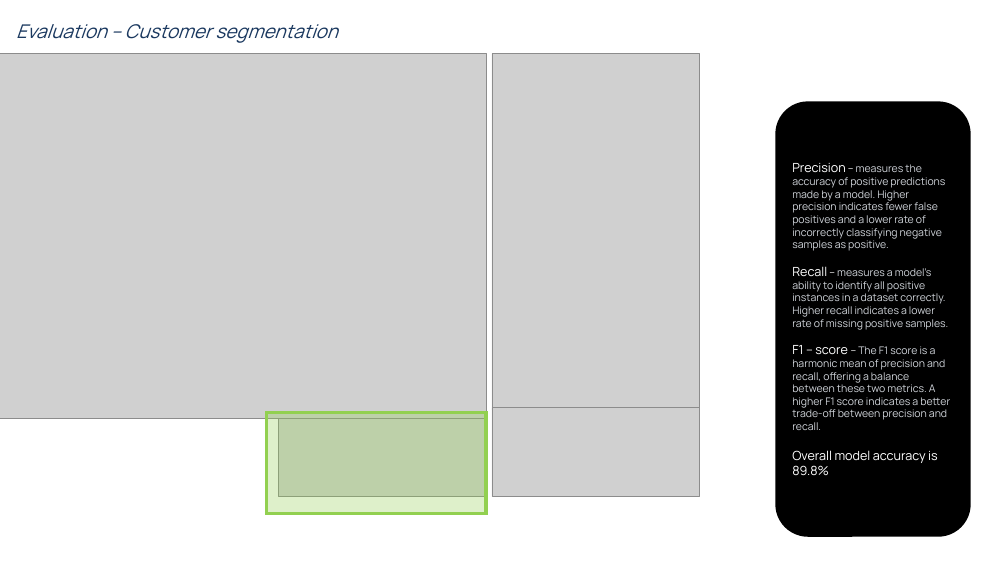
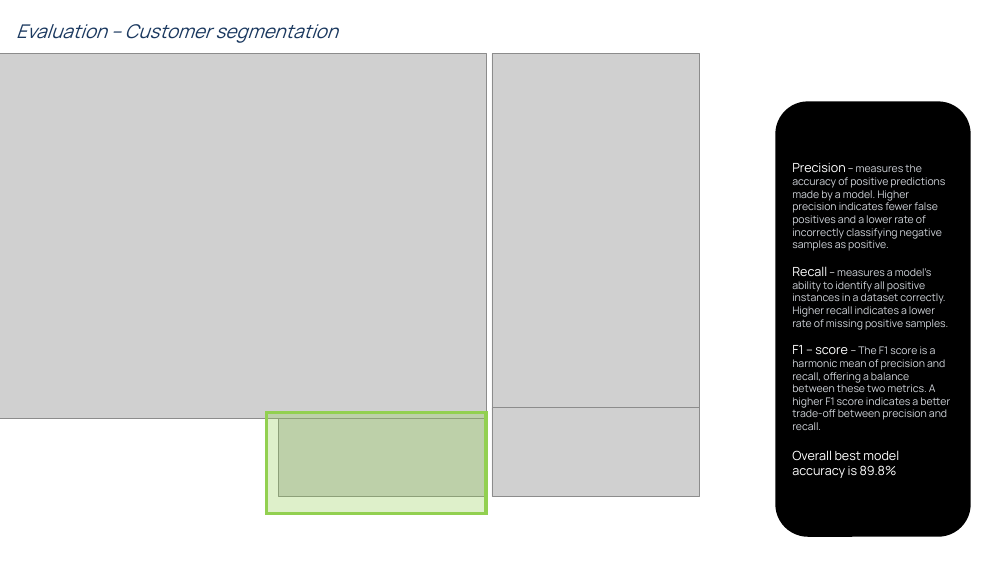
Before and after one commit to srikanthmurali/SalesAnalytics, a slide deck: slide 13 of Sales Analytics.pptx. Drawn at 1008x567 pixels with LibreOffice and Linux fonts; fonts in the diff are those of the drawing; grey boxes stand for pictures. Boxes give left, top, right and bottom in pixels: in the first picture for what was removed or moved away, otherwise in the second. Text is boxed around its words. In the diff, an @@ line names an element or a change of style, - is before the commit and + after.

```diff
--- a/Sales Analytics.pptx
+++ b/Sales Analytics.pptx
@@ text in rounded rectangle at box(792, 450, 899, 478): text changed @@
-Overall model accuracy is 89.8%
+Overall best model accuracy is 89.8%
```
Also in this commit, not shown: 2 other slides changed, 1 slide added.
